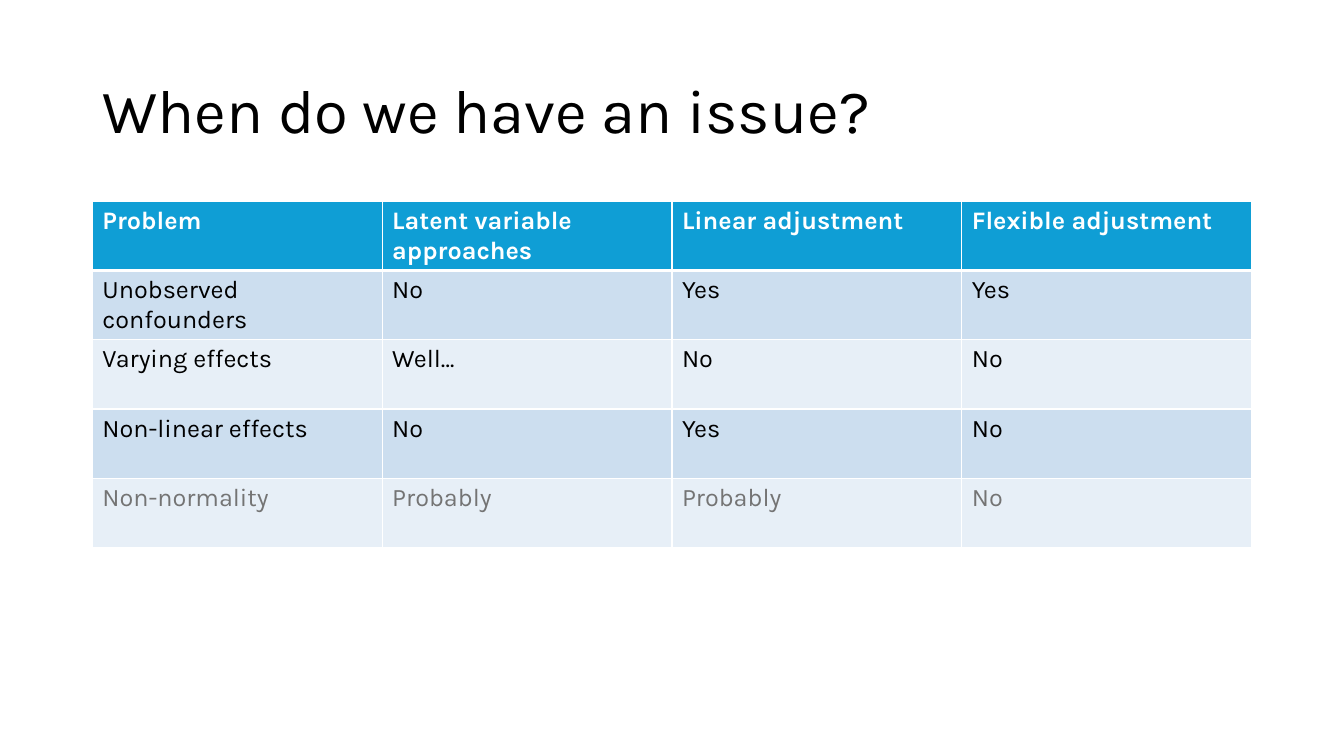
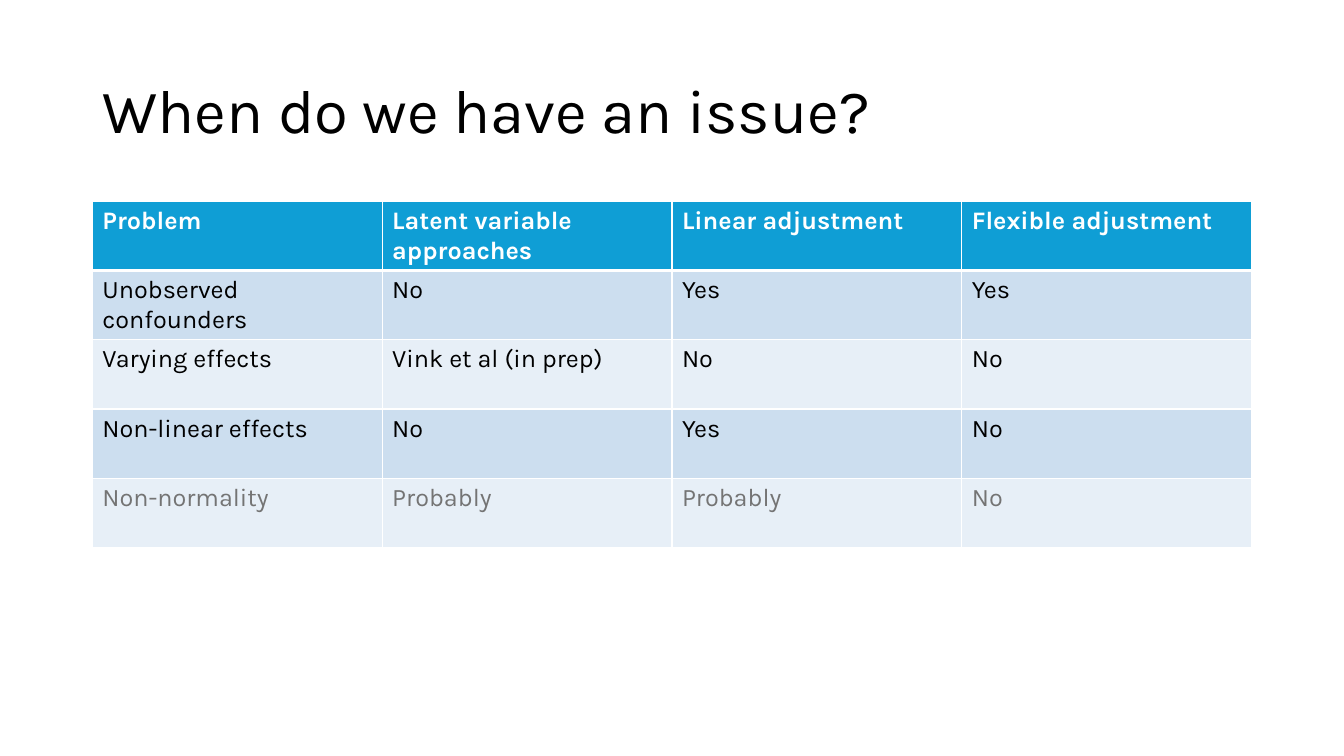
Before and after one commit to EmmaDirk/MachineLearning-BCA, a slide deck: slide 5 of 04_presentations/01_powerpoint/04_Jeroen_Ellen_Axel_17-03-25.pptx. Drawn at 1344x756 pixels with LibreOffice and Linux fonts; fonts in the diff are those of the drawing. Boxes give left, top, right and bottom in pixels: in the first picture for what was removed or moved away, otherwise in the second. Text is boxed around its words. In the diff, an @@ line names an element or a change of style, - is before the commit and + after.

```diff
--- a/04_presentations/01_powerpoint/04_Jeroen_Ellen_Axel_17-03-25.pptx
+++ b/04_presentations/01_powerpoint/04_Jeroen_Ellen_Axel_17-03-25.pptx
@@ table at bbox=[93, 202, 1250, 555] @@
-row 3, column 2: Well…
+row 3, column 2: Vink et al (in prep)
```
Also in this commit, not shown: 10 slides added, 22 other files.
